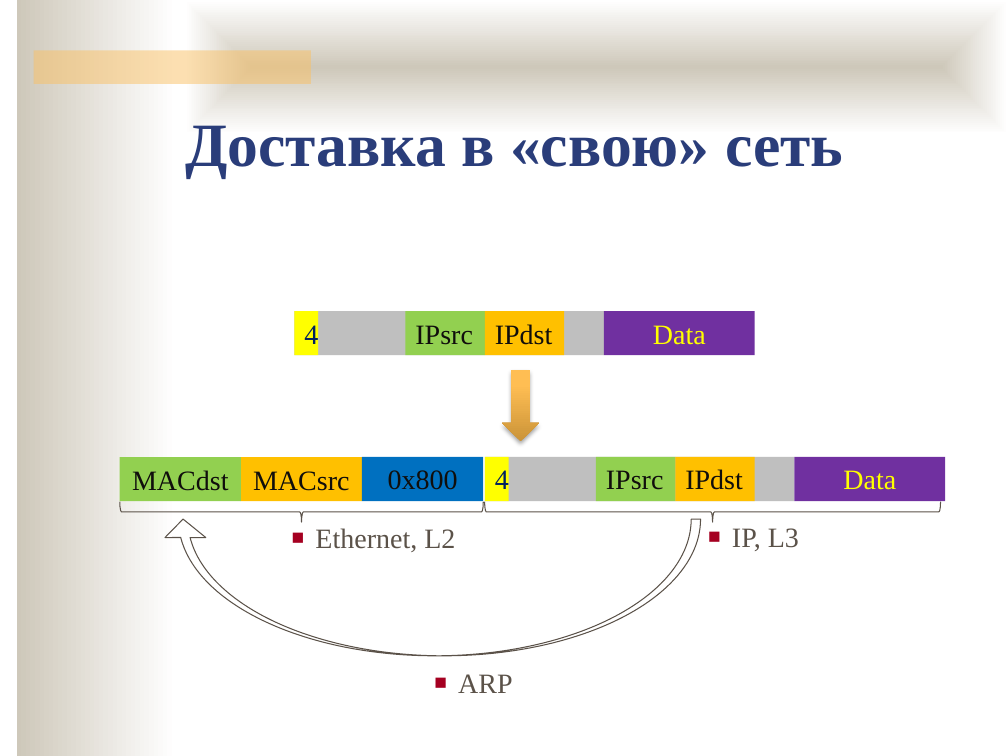
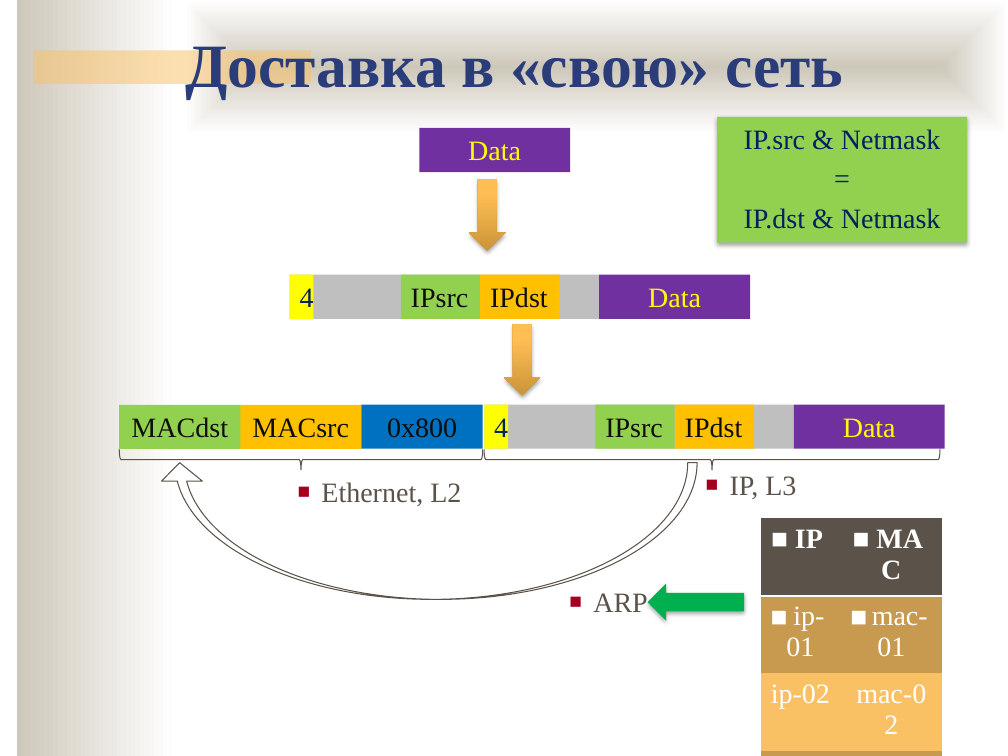
Before and after one commit to ukoloff/nets, a slide deck: slide 4 of 10.pptx. Drawn at 1008x756 pixels with LibreOffice and Linux fonts; fonts in the diff are those of the drawing; background and template pictures are left out. Boxes give left, top, right and bottom in pixels: in the first picture for what was removed or moved away, otherwise in the second. Text is boxed around its words. In the diff, an @@ line names an element or a change of style, - is before the commit and + after.

```diff
--- a/10.pptx
+++ b/10.pptx
@@ text "Доставка в «свою» сеть" rewrapped from [185,125,843,178] to [185,38,843,98] @@
@@ rectangle added at [717,117,967,243], fill #92D050, 20 pt, text #002060 @@
+IP.src & Netmask
+=
+IP.dst & Netmask
@@ rectangle added at [419,128,571,172], fill #7030A0, 20 pt, text #FFFF00 @@
+Data
@@ down arrow added at [469,179,506,251], fill gradient #CB943A to #FFBE54 to #FFBF56 @@
@@ 5 rectangles: place and size @@
-5 rectangles at [294,311,755,356]
+5 rectangles at [289,275,751,320]
@@ down arrow: place and size @@
-down arrow at [502,370,539,442]
+down arrow at [504,325,541,396]
@@ 8 rectangles: place and size @@
-8 rectangles at [120,457,946,502]
+8 rectangles at [119,404,946,450]
@@ right brace: place and size @@
-right brace at [119,502,483,523]
+right brace at [118,450,482,470]
@@ curved down arrow: place and size @@
-curved down arrow at [162,519,701,656]
+curved down arrow at [159,463,698,600]
@@ text "Ethernet, L2": place and size @@
-text "Ethernet, L2" at [315,528,455,552]
+text "Ethernet, L2" at [321,482,461,506]
@@ right brace: place and size @@
-right brace at [485,502,940,522]
+right brace at [484,450,939,470]
@@ text "IP, L3": place and size @@
-text "IP, L3" at [732,528,799,551]
+text "IP, L3" at [730,476,796,499]
@@ table added at [761,518,942,723], 5 rows, 2 columns @@
+IP | MAC
+ip-01 | mac-01
+ip-02 | mac-02
+ip-03 | mac-03
+… | …
@@ text "ARP": place and size @@
-text "ARP" at [458,674,513,693]
+text "ARP" at [593,593,648,612]
@@ left arrow added at [647,584,744,621], fill #00B050 @@
```
Also in this commit, not shown: 1 other slide changed, 3 slides added, 1 slide removed.
